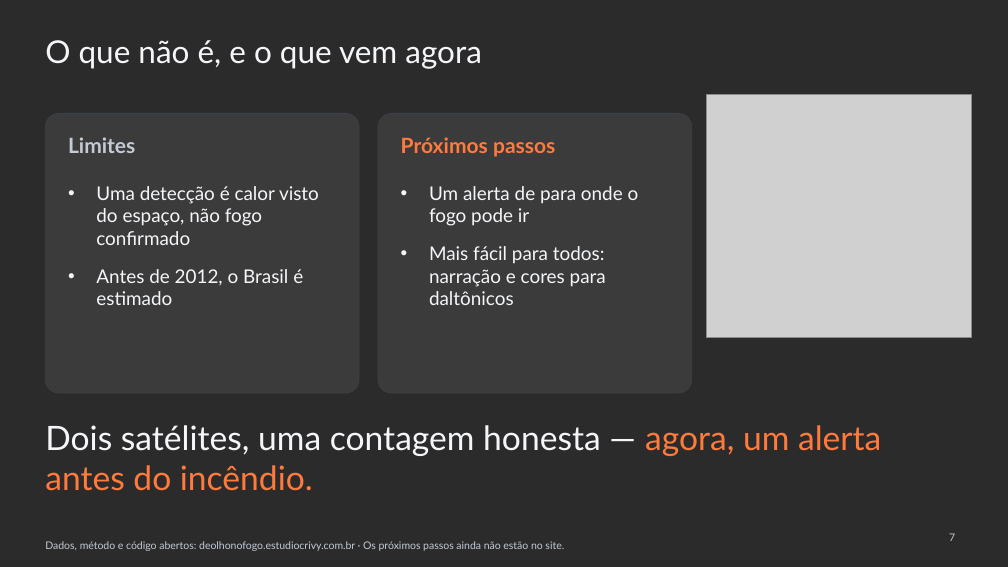
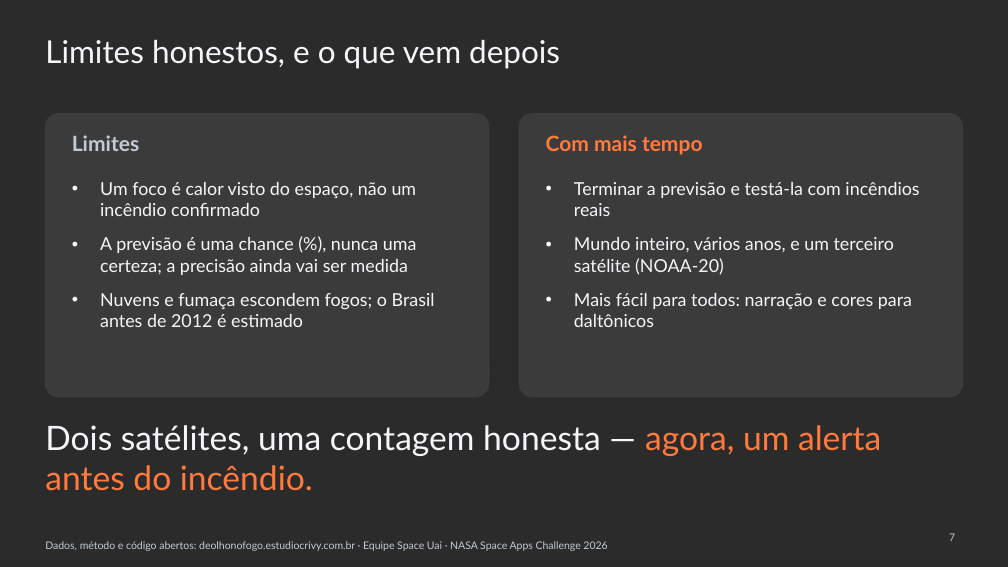
Before and after one commit to WednyFernandes/de-olho-no-fogo, a slide deck: slide 7 of public/apresentacao/de-olho-no-fogo-space-apps-2026-pt.pptx. Drawn at 1008x567 pixels with LibreOffice and Linux fonts; fonts in the diff are those of the drawing; grey boxes stand for pictures; background and template pictures are left out; a plain dark background stands for a picture behind light text. Boxes give left, top, right and bottom in pixels: in the first picture for what was removed or moved away, otherwise in the second. Text is boxed around its words. In the diff, an @@ line names an element or a change of style, - is before the commit and + after.

```diff
--- a/public/apresentacao/de-olho-no-fogo-space-apps-2026-pt.pptx
+++ b/public/apresentacao/de-olho-no-fogo-space-apps-2026-pt.pptx
@@ title at (x1=45, y1=40, x2=560, y2=69): text changed @@
-O que não é, e o que vem agora
+Limites honestos, e o que vem depois
@@ rounded rectangle resized from (x1=45, y1=113, x2=359, y2=393) to (x1=45, y1=113, x2=489, y2=397) @@
@@ rounded rectangle at (x1=45, y1=113, x2=489, y2=397): proportions changed @@
@@ rounded rectangle at (x1=520, y1=113, x2=963, y2=397): proportions changed @@
@@ rounded rectangle resized from (x1=378, y1=113, x2=692, y2=393) to (x1=520, y1=113, x2=963, y2=397) @@
@@ picture removed at (x1=707, y1=95, x2=972, y2=337) @@
@@ text "Limites" moved from (x1=68, y1=137, x2=135, y2=153) to (x1=72, y1=135, x2=139, y2=151) @@
@@ text removed at (x1=401, y1=137, x2=555, y2=157) @@
-Próximos passos
@@ text added at (x1=546, y1=135, x2=703, y2=155), 20 pt, text #FF7A3D, bold @@
+Com mais tempo
@@ text at (x1=100, y1=182, x2=435, y2=327): text changed; size 18 to 17 pt @@
-• Uma detecção é calor visto do espaço, não fogo confirmado
-• Antes de 2012, o Brasil é estimado
+• Um foco é calor visto do espaço, não um incêndio confirmado
+• A previsão é uma chance (%), nunca uma certeza; a precisão ainda vai ser medida
+• Nuvens e fumaça escondem fogos; o Brasil antes de 2012 é estimado
@@ text removed at (x1=429, y1=186, x2=639, y2=305) @@
-• Um alerta de para onde o fogo pode ir
-• Mais fácil para todos: narração e cores para daltônicos
@@ text added at (x1=574, y1=182, x2=919, y2=327), 17 pt, text #F4F6F9 @@
+• Terminar a previsão e testá-la com incêndios reais
+• Mundo inteiro, vários anos, e um terceiro satélite (NOAA-20)
+• Mais fácil para todos: narração e cores para daltônicos
@@ text at (x1=45, y1=541, x2=607, y2=551): text changed @@
-Dados, método e código abertos: deolhonofogo.estudiocrivy.com.br · Os próximos passos ainda não estão no site.
+Dados, método e código abertos: deolhonofogo.estudiocrivy.com.br · Equipe Space Uai · NASA Space Apps Challenge 2026
```
Also in this commit, not shown: 3 other slides changed, 2 slides added, 2 slides removed, 14 other files.
